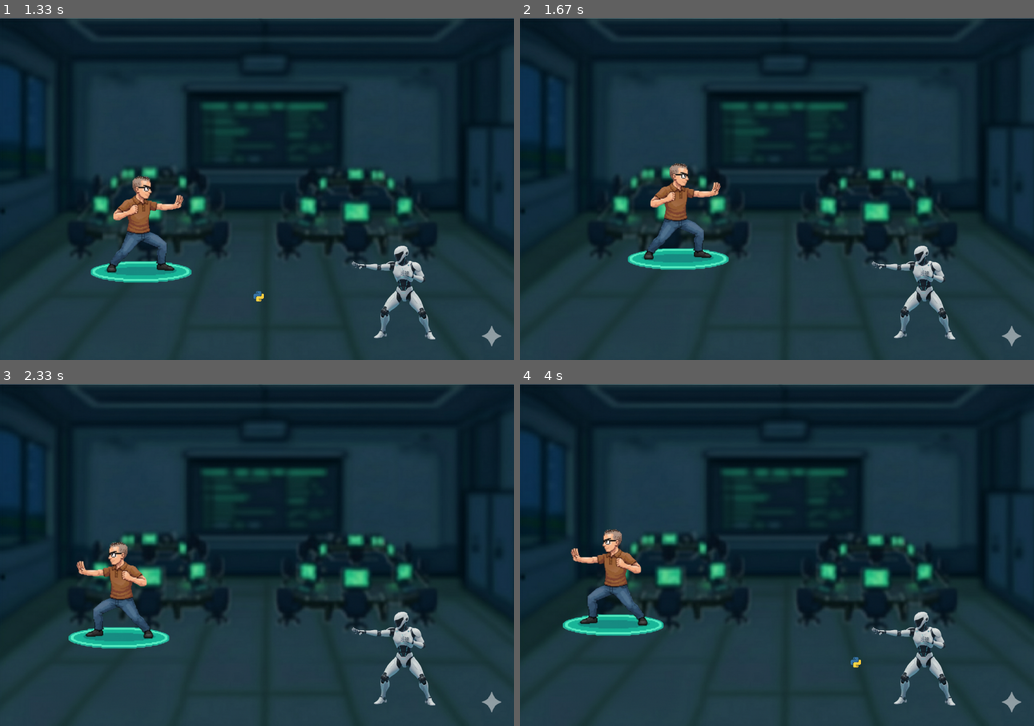
Above: before the commit, frames 1-4 (two rows, left to right).
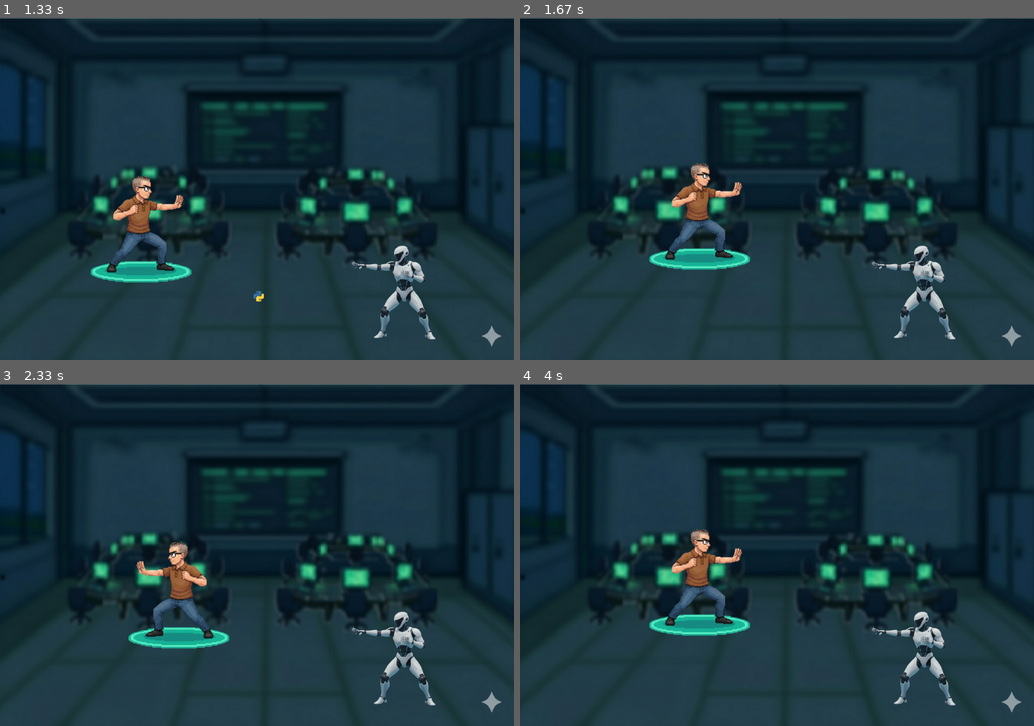
Above: after the commit, the same moments.

Repository: Gabriel-Henrique-2009/Trabalho_PyGames
Game: pygame game, started from Trabalho_PyGames/sistemadetiro.py
Two runs of this game, one before a commit and one after it. Both use one fixed random seed, a clock stepped at 60 frames per second and the inputs below.
Inputs (mouse positions are in pixels of both pictures, inside the frame that each line leads up to):
- Up to frame 1 (1.33 s): click "Jogar" at 0.38 s; click (262, 209) at 0.72 s; hold D from 1 s (still down); tap Space at 1.07 s
- Up to frame 2 (1.67 s): tap Space at 1.37, 1.57 s; release D at 1.47 s; hold Right from 1.5 s (still down)
- Up to frame 3 (2.33 s): tap Space at 1.87, 2.07 s; release Right at 1.97 s; hold A from 2 s (still down)
- Up to frame 4 (4 s): tap Space at 2.37, 2.63, 2.93, 3.4, 3.7 s; release A at 2.53 s; hold Left 2.57-2.97 s; click (854, 435) at 3.05 s; hold Right 3.33-3.97 s

Frame 1 is identical in both runs. In frame 2, 3.1% of the frame differs, in the area x 21-45%, y 42-74%; in frame 3, 4.2%; in frame 4, 4.5%, in the area x 8-67%, y 42-83%.

Commit message:
Mudanças no sistema de tiro: o tiro agora irá ser atirado de acordo com qual lado o boneco(alexandre) estiver mirando(antes o tiro ia somente para a direita). Mudança na movimentação do boneco: o player não consegue passar do limite da tela(antes estava passando, e o player conseguia sair da tela andando para a esquerda).

Diff:
--- a/Trabalho_PyGames/sistemadetiro.py
+++ b/Trabalho_PyGames/sistemadetiro.py
@@ -15,6 +15,22 @@
 imagem_tiro = pygame.image.load("projetil-teste.png").convert_alpha() #tirar o fundo do png maldito 😒
 imagem_tiro = pygame.transform.scale(imagem_tiro, (25, 25))
 vida_teste_5 = 0
+
+
+#sistema de atk do boss
+armazenar_tiro_boss = []
+velocidade_tiro_boss = 7
+imagem_atk_chatgpt = pygame.image.load("chatgptlogo.png").convert_alpha()
+imagem_atk_chatgpt = pygame.transform.scale(imagem_atk_chatgpt,(25,25))
+
+
+
+
+
+
+
+
+###
 
 imagem = pygame.image.load("unnamed.jpg")
 imagem = pygame.transform.scale(imagem, (1200, 800))
@@ -72,8 +88,9 @@
                     vida_teste_5 = 0
             elif estado_jogo == "JOGANDO":
                 if evento.button == 1:
-                    novo_tiro = imagem_tiro.get_rect(center=player_rect.center)
-                    armazenar_tiro.append(novo_tiro)
+                    novo_tiro_rect = imagem_tiro.get_rect(center=player_rect.center)
+                    direcao = -1 if virado_para_esquerda else 1 #logica de virar o tiro, com o script de antes eles(projeteis) iam somente para a direita  :)
+                    armazenar_tiro.append({"rect": novo_tiro_rect, "dire": direcao}) # aqui tá guardando as info
 
         if evento.type == pygame.KEYDOWN:
             if evento.key == pygame.K_SPACE and not pulando and estado_jogo == "JOGANDO":
@@ -92,12 +109,23 @@
     elif estado_jogo == "JOGANDO":
         teclas = pygame.key.get_pressed()
 
-        if teclas[pygame.K_a]:
+        if teclas[pygame.K_a] or teclas[pygame.K_LEFT]:
             player_rect.x -= velocidade
             virado_para_esquerda = True
-        if teclas[pygame.K_d]:
+        if teclas[pygame.K_d] or teclas[pygame.K_RIGHT]:
             player_rect.x += velocidade
             virado_para_esquerda = False
+
+
+        if player_rect.left < 0:
+            player_rect.left = 0
+
+        if player_rect.right > 1200:
+            player_rect.right = 1200
+
+
+
+
 
         player_velocidade_y += gravidade
         player_rect.y += player_velocidade_y
@@ -112,10 +140,10 @@
             rodando = False
 
         for tiro in armazenar_tiro:
-            tiro.x += velocidade_tiro
-            if tiro.x > 1200:
+            tiro["rect"].x += velocidade_tiro * tiro["dire"]
+            if tiro["rect"].x > 1200 or tiro["rect"].x < 0:
                 armazenar_tiro.remove(tiro)
-            elif tiro.colliderect(enemy_rect):
+            elif tiro["rect"].colliderect(enemy_rect):
                 armazenar_tiro.remove(tiro)
                 vida_teste_5 += 1
                 print("OMYGODE VC ACERTOU O FUKING ROBO")
@@ -127,7 +155,7 @@
         tela.blit(imagem_fundo, (0, 0))
 
         for tiro in armazenar_tiro:
-            tela.blit(imagem_tiro, tiro)
+            tela.blit(imagem_tiro, tiro["rect"])
 
         if virado_para_esquerda:
             tela.blit(imagem_alexandre_virado, player_rect)
Binary file added: chatgptlogo.png
